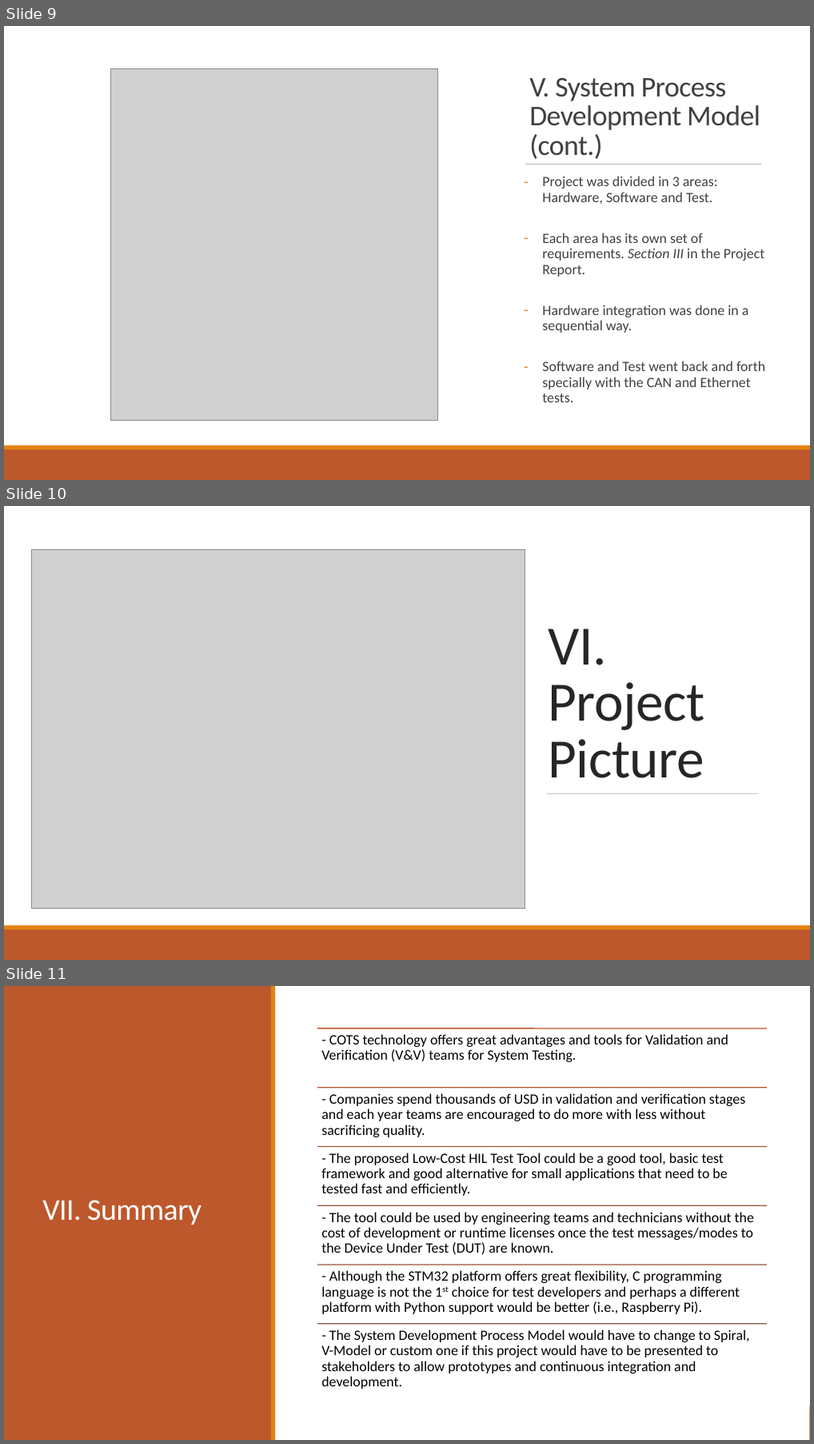
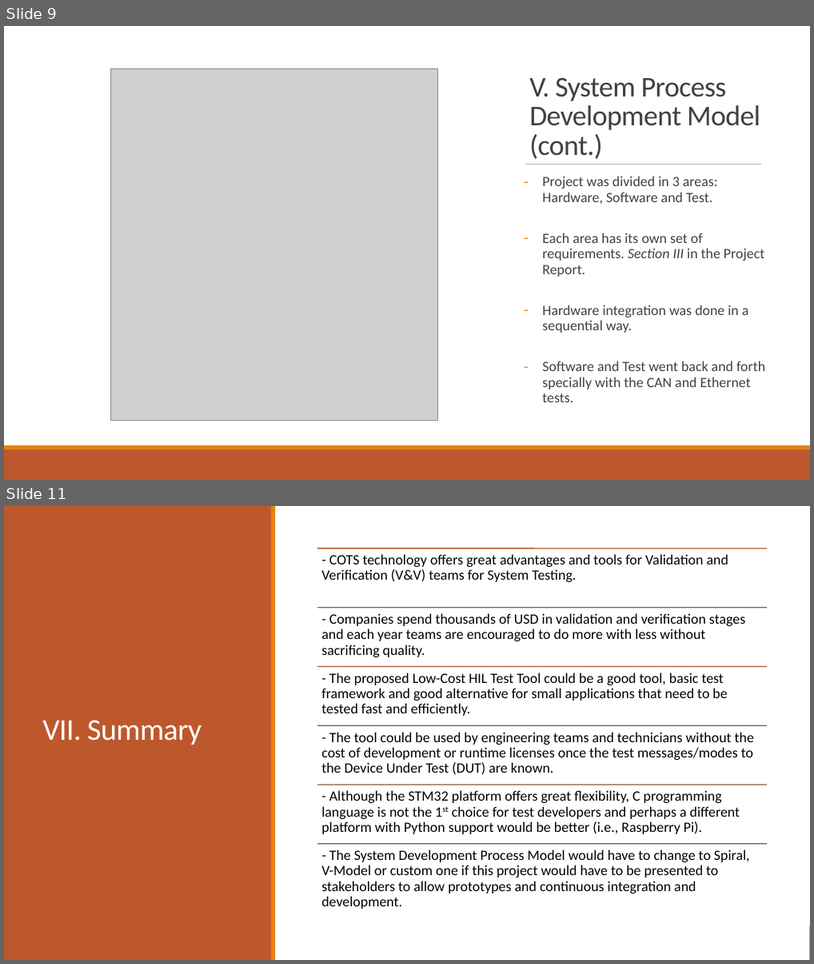
Before and after one commit to ecastanedat/574_Advanced_SW_Eng_Tech, a slide deck: 001 Documentation/LCastaneda - Final Project Presentation.pptx. Shown one above the other, each under a label of ours: slides 9, 10 and 11 before the commit, slides 9 and 11 after it; the slides between them are not shown. The pictures are 814x1444 and 814x964 pixels, drawn with LibreOffice and Linux fonts; fonts in the diff are those of the drawing; grey boxes stand for pictures. Boxes give left, top, right and bottom in pixels: in the first picture for what was removed or moved away, otherwise in the second. Text is boxed around its words. In the diff, an @@ line names an element or a change of style, - is before the commit and + after.

```diff
--- a/001 Documentation/LCastaneda - Final Project Presentation.pptx
+++ b/001 Documentation/LCastaneda - Final Project Presentation.pptx
@@ slide 10 removed at (4, 506, 810, 960), background #FFFFFF @@
@@ rectangle removed at (4, 506, 810, 925) @@
@@ picture removed at (31, 549, 526, 908) @@
@@ title removed at (549, 628, 706, 778) @@
-VI. Project Picture
@@ line removed from (547, 793) to (759, 793) @@
@@ rectangle removed at (4, 925, 810, 929) @@
@@ rectangle removed at (4, 929, 810, 960) @@
```
Also in this commit, not shown: 1 slide changed, 1 slide added, 28 other files.
